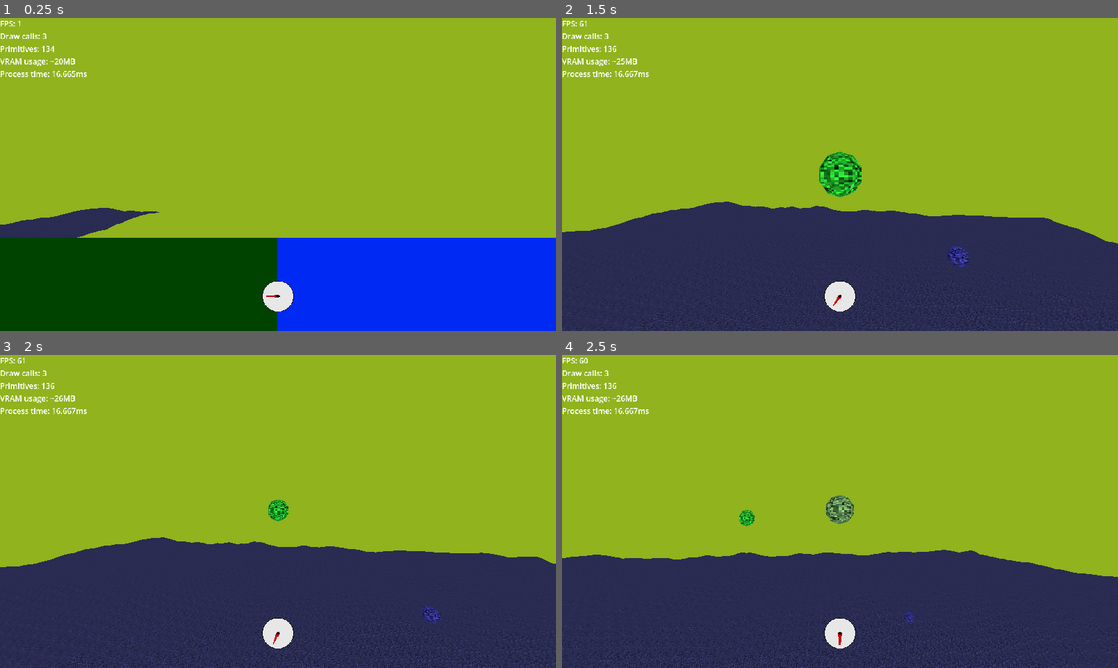
Above: before the commit, frames 1-4 (two rows, left to right).
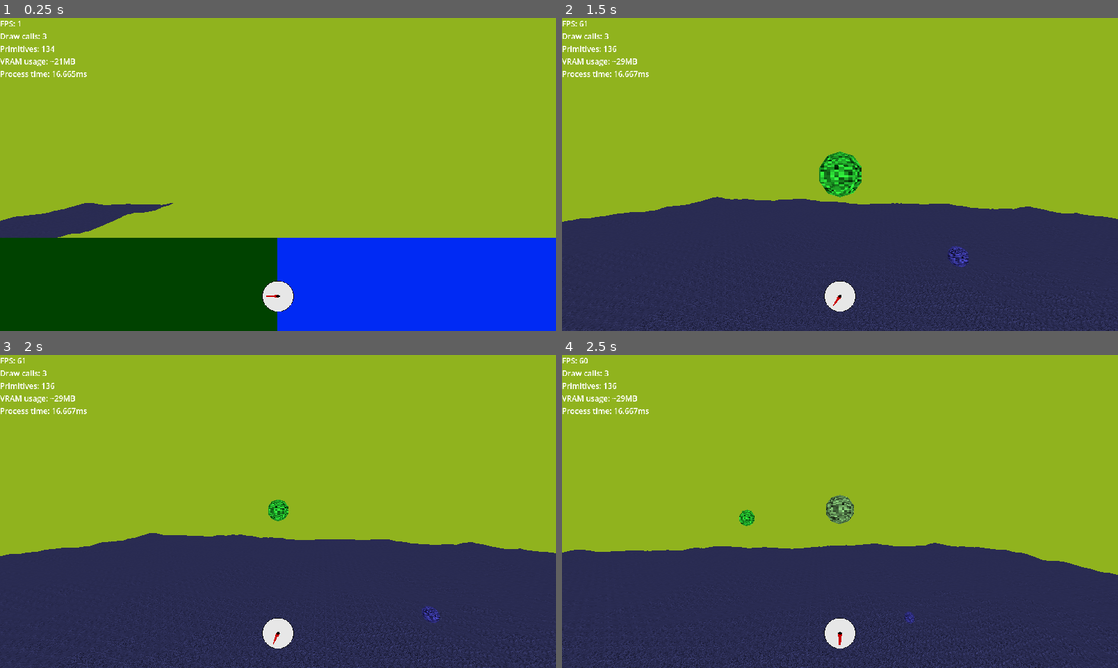
Above: after the commit, the same moments.

Repository: omthegg/NoiseShooter
Game: Godot game, scene res://source/scene_manager/scene_manager.tscn
Same seed, same stepped clock (60 frames per second), same inputs: the game is played once before the commit and once after it. The engine's default icon, where the game draws it, is replaced by a stand-in: a white triangle on a blue panel in a dark square.
Inputs (mouse positions are in pixels of both pictures, inside the frame that each line leads up to):
- Up to frame 1 (0.25 s): no input
- Up to frame 2 (1.5 s): move the mouse to (867, 174) at 0.52 s; hold W (move_forward) from 0.53 s (still down); click (867, 174) at 0.6 s; tap Space (jump) at 0.77 s; move the mouse to (812, 174) at 1.27 s; click (812, 174) at 1.35 s
- Up to frame 3 (2 s): keep holding W (move_forward); tap Space (jump) at 1.52 s
- Up to frame 4 (2.5 s): keep holding W (move_forward); move the mouse to (851, 505) at 2.02 s; click (851, 505) at 2.1 s

The runs differ from the first frame. In frame 1, 0.7% of the frame differs, in the area x 0-32%, y 12-71%; in frame 2, 2.9%, in the area x 0-100%, y 12-72%; in frame 3, 2.5%; in frame 4, 2.3%.

Commit message:
Moved blend files

Diff:
--- /dev/null
+++ b/source/car/car.tscn
@@ -0,0 +1,91 @@
+[gd_scene format=3 uid="uid://b6x3f2xor8wan"]
+
+[sub_resource type="BoxMesh" id="BoxMesh_1jgi6"]
+size = Vector3(2, 0.5, 4)
+
+[sub_resource type="BoxShape3D" id="BoxShape3D_1jgi6"]
+size = Vector3(2, 0.5, 4)
+
+[sub_resource type="CylinderMesh" id="CylinderMesh_1jgi6"]
+height = 0.25
+radial_segments = 8
+rings = 0
+
+[sub_resource type="CylinderShape3D" id="CylinderShape3D_1jgi6"]
+height = 0.25
+
+[node name="Car" type="RigidBody3D" unique_id=713268162]
+
+[node name="MeshInstance3D" type="MeshInstance3D" parent="." unique_id=1063851517]
+mesh = SubResource("BoxMesh_1jgi6")
+
+[node name="CollisionShape3D" type="CollisionShape3D" parent="." unique_id=895545784]
+shape = SubResource("BoxShape3D_1jgi6")
+
+[node name="StaticBody3D" type="StaticBody3D" parent="." unique_id=1981984243]
+
+[node name="Wheel" type="RigidBody3D" parent="StaticBody3D" unique_id=551748028]
+transform = Transform3D(1, 0, 0, 0, 1, 0, 0, 0, 1, 1.4, 0, -1.4)
+
+[node name="MeshInstance3D" type="MeshInstance3D" parent="StaticBody3D/Wheel" unique_id=2036260524]
+transform = Transform3D(-4.371139e-08, -1, 0, 1, -4.371139e-08, 0, 0, 0, 1, 0, 0, 0)
+mesh = SubResource("CylinderMesh_1jgi6")
+
+[node name="CollisionShape3D" type="CollisionShape3D" parent="StaticBody3D/Wheel" unique_id=1856787509]
+transform = Transform3D(-4.371139e-08, -1, 0, 1, -4.371139e-08, 0, 0, 0, 1, 0, 0, 0)
+shape = SubResource("CylinderShape3D_1jgi6")
+
+[node name="StaticBody3D2" type="StaticBody3D" parent="." unique_id=360284687]
+
+[node name="Wheel2" type="RigidBody3D" parent="StaticBody3D2" unique_id=141275377]
+transform = Transform3D(1, 0, 0, 0, 1, 0, 0, 0, 1, 1.4, 0, 1.4)
+
+[node name="MeshInstance3D" type="MeshInstance3D" parent="StaticBody3D2/Wheel2" unique_id=1180972846]
+transform = Transform3D(-4.371139e-08, -1, 0, 1, -4.371139e-08, 0, 0, 0, 1, 0, 0, 0)
+mesh = SubResource("CylinderMesh_1jgi6")
+
+[node name="CollisionShape3D" type="CollisionShape3D" parent="StaticBody3D2/Wheel2" unique_id=2053619290]
+transform = Transform3D(-4.371139e-08, -1, 0, 1, -4.371139e-08, 0, 0, 0, 1, 0, 0, 0)
+shape = SubResource("CylinderShape3D_1jgi6")
+
+[node name="StaticBody3D3" type="StaticBody3D" parent="." unique_id=222094460]
+
+[node name="Wheel3" type="RigidBody3D" parent="StaticBody3D3" unique_id=348052026]
+transform = Transform3D(1, 0, 0, 0, 1, 0, 0, 0, 1, -1.4, 0, -1.4)
+
+[node name="MeshInstance3D" type="MeshInstance3D" parent="StaticBody3D3/Wheel3" unique_id=2035587540]
+transform = Transform3D(-4.371139e-08, -1, 0, 1, -4.371139e-08, 0, 0, 0, 1, 0, 0, 0)
+mesh = SubResource("CylinderMesh_1jgi6")
+
+[node name="CollisionShape3D" type="CollisionShape3D" parent="StaticBody3D3/Wheel3" unique_id=1262075521]
+transform = Transform3D(-4.371139e-08, -1, 0, 1, -4.371139e-08, 0, 0, 0, 1, 0, 0, 0)
+shape = SubResource("CylinderShape3D_1jgi6")
+
+[node name="StaticBody3D4" type="StaticBody3D" parent="." unique_id=1879595275]
+
+[node name="Wheel4" type="RigidBody3D" parent="StaticBody3D4" unique_id=449492137]
+transform = Transform3D(1, 0, 0, 0, 1, 0, 0, 0, 1, -1.4, 0, 1.4)
+
+[node name="MeshInstance3D" type="MeshInstance3D" parent="StaticBody3D4/Wheel4" unique_id=893320395]
+transform = Transform3D(-4.371139e-08, -1, 0, 1, -4.371139e-08, 0, 0, 0, 1, 0, 0, 0)
+mesh = SubResource("CylinderMesh_1jgi6")
+
+[node name="CollisionShape3D" type="CollisionShape3D" parent="StaticBody3D4/Wheel4" unique_id=1006388187]
+transform = Transform3D(-4.371139e-08, -1, 0, 1, -4.371139e-08, 0, 0, 0, 1, 0, 0, 0)
+shape = SubResource("CylinderShape3D_1jgi6")
+
+[node name="Generic6DOFJoint3D" type="Generic6DOFJoint3D" parent="." unique_id=1973575023]
+node_a = NodePath("../StaticBody3D")
+node_b = NodePath("../StaticBody3D/Wheel")
+
+[node name="Generic6DOFJoint3D2" type="Generic6DOFJoint3D" parent="." unique_id=1561527374]
+node_a = NodePath("../StaticBody3D2")
+node_b = NodePath("../StaticBody3D2/Wheel2")
+
+[node name="Generic6DOFJoint3D3" type="Generic6DOFJoint3D" parent="." unique_id=1485189564]
+node_a = NodePath("../StaticBody3D3")
+node_b = NodePath("../StaticBody3D3/Wheel3")
+
+[node name="Generic6DOFJoint3D4" type="Generic6DOFJoint3D" parent="." unique_id=2099565454]
+node_a = NodePath("../StaticBody3D4")
+node_b = NodePath("../StaticBody3D4/Wheel4")
--- a/source/portal/portal.gd
+++ b/source/portal/portal.gd
@@ -12,9 +12,13 @@
 
 var snapped_to_floor:bool = false
 
-var touching_player:bool = false
+var travellers:Dictionary = {}
+
 var previous_dot_sign:int
 
+
+# TODO: Make it so the player either gets sucked in or pushed away when too
+# close to the surface of the portal, so it doesn't clip into the camera
 func _physics_process(_delta: float) -> void:
 	#var player:CharacterBody3D = Global.player
 
@@ -22,14 +26,15 @@
 		global_position = raycast.get_collision_point()
 		snapped_to_floor = true
 
-	if touching_player:
+	for traveller in travellers:
 		var normal:Vector3 = surface.global_basis.z
-		var dot:float = normal.dot(Global.player.global_position)
-		if sign(dot) != previous_dot_sign:
-			Global.player.global_transform = other_portal.global_transform * global_transform.affine_inverse() * Global.player.global_transform
-			touching_player = false
-
-		previous_dot_sign = sign(dot)
+		var dot:float = normal.dot(traveller.global_position)
+		if sign(dot) != travellers[traveller]:
+			traveller.global_transform = other_portal.global_transform * global_transform.affine_inverse() * traveller.global_transform
+			if traveller is CharacterBody3D:
+				traveller.velocity = other_portal.global_transform * global_transform.affine_inverse() * traveller.velocity
+			elif traveller is RigidBody3D:
+				traveller.linear_velocity = other_portal.global_transform * global_transform.affine_inverse() * traveller.linear_velocity
 
 
 func _process(_delta: float) -> void:
@@ -39,15 +44,11 @@
 		other_portal.camera.global_transform = other_portal.global_transform * global_transform.affine_inverse() * main_cam.global_transform
 
 
-
 func _on_area_3d_body_entered(body: Node3D) -> void:
-	if body.is_in_group("player"):
-		touching_player = true
-		var normal:Vector3 = surface.global_basis.z
-		var dot:float = normal.dot(Global.player.global_position)
-		previous_dot_sign = sign(dot)
+	var normal:Vector3 = surface.global_basis.z
+	var dot:float = normal.dot(Global.player.global_position)
+	travellers[body] = sign(dot)
 
 
 func _on_area_3d_body_exited(body: Node3D) -> void:
-	if body.is_in_group("player"):
-		touching_player = false
+	travellers.erase(body)
--- a/source/portal/portal.tscn
+++ b/source/portal/portal.tscn
@@ -37,6 +37,17 @@
 [sub_resource type="BoxShape3D" id="BoxShape3D_n6j80"]
 size = Vector3(2, 4, 0.6)
 
+[sub_resource type="StandardMaterial3D" id="StandardMaterial3D_mgcgp"]
+
+[sub_resource type="BoxMesh" id="BoxMesh_n136y"]
+size = Vector3(0.2, 4, 0.2)
+
+[sub_resource type="BoxMesh" id="BoxMesh_n6j80"]
+size = Vector3(2.4, 0.2, 0.2)
+
+[sub_resource type="BoxMesh" id="BoxMesh_5nvtv"]
+size = Vector3(2, 4, 0.2)
+
 [node name="Portal" type="Node3D" unique_id=2040493500]
 script = ExtResource("1_tsup7")
 
@@ -51,6 +62,22 @@
 
 [node name="Surface" type="MeshInstance3D" parent="." unique_id=1196137901]
 transform = Transform3D(1, 0, 0, 0, 1, 0, 0, 0, 1, 0, 2, 0)
+layers = 4
+material_override = ExtResource("3_n6j80")
+cast_shadow = 0
+mesh = SubResource("QuadMesh_tsup7")
+
+[node name="Surface2" type="MeshInstance3D" parent="." unique_id=2105753659]
+transform = Transform3D(0.99999994, 0, 0, 0, 1, 0, 0, 0, 0.99999994, 0, 2, -0.2)
+visible = false
+layers = 4
+material_override = ExtResource("3_n6j80")
+cast_shadow = 0
+mesh = SubResource("QuadMesh_tsup7")
+
+[node name="Surface3" type="MeshInstance3D" parent="." unique_id=713209972]
+transform = Transform3D(-1, 0, -8.742278e-08, 0, 1, 0, 8.742278e-08, 0, -1, 0, 2, 0.2)
+visible = false
 layers = 4
 material_override = ExtResource("3_n6j80")
 cast_shadow = 0
@@ -75,5 +102,28 @@
 transform = Transform3D(1, 0, 0, 0, 1, 0, 0, 0, 1, 0, 2, 0)
 shape = SubResource("BoxShape3D_n6j80")
 
+[node name="MeshInstance3D2" type="MeshInstance3D" parent="." unique_id=1164597661]
+transform = Transform3D(1, 0, 0, 0, 1, 0, 0, 0, 1, -1.1, 2, 0)
+material_override = SubResource("StandardMaterial3D_mgcgp")
+mesh = SubResource("BoxMesh_n136y")
+
+[node name="MeshInstance3D4" type="MeshInstance3D" parent="." unique_id=1467329982]
+transform = Transform3D(1, 0, 0, 0, 1, 0, 0, 0, 1, 0, 4.1, 0)
+material_override = SubResource("StandardMaterial3D_mgcgp")
+mesh = SubResource("BoxMesh_n6j80")
+
+[node name="MeshInstance3D3" type="MeshInstance3D" parent="." unique_id=506119330]
+transform = Transform3D(1, 0, 0, 0, 1, 0, 0, 0, 1, 1.1, 2, 0)
+material_override = SubResource("StandardMaterial3D_mgcgp")
+mesh = SubResource("BoxMesh_n136y")
+
+[node name="SurfaceBox" type="MeshInstance3D" parent="." unique_id=1339329082]
+transform = Transform3D(1, 0, 0, 0, 1, 0, 0, 0, 1, 0, 2, 0)
+visible = false
+layers = 4
+material_override = ExtResource("3_n6j80")
+cast_shadow = 0
+mesh = SubResource("BoxMesh_5nvtv")
+
 [connection signal="body_entered" from="Area3D" to="." method="_on_area_3d_body_entered"]
 [connection signal="body_exited" from="Area3D" to="." method="_on_area_3d_body_exited"]
--- a/source/portal/portal_shader_material2.tres
+++ b/source/portal/portal_shader_material2.tres
@@ -58,7 +58,7 @@
 shader_parameter/texture_albedo = SubResource("ViewportTexture_tsup7")
 shader_parameter/albedo_texture_size = Vector2i(0, 0)
 shader_parameter/point_size = 1.0
-shader_parameter/uv1_scale = Vector3(0, 0, 0)
+shader_parameter/uv1_scale = Vector3(1, 1, 1)
 shader_parameter/uv1_offset = Vector3(0, 0, 0)
 shader_parameter/uv2_scale = Vector3(1, 1, 1)
 shader_parameter/uv2_offset = Vector3(0, 0, 0)
--- /dev/null
+++ b/source/tree/tree.tscn
@@ -0,0 +1,19 @@
+[gd_scene format=3 uid="uid://b0rpso7jebrnl"]
+
+[ext_resource type="Shader" uid="uid://rmc152mhtxll" path="res://source/tree/tree_trunk.gdshader" id="1_jowpy"]
+
+[sub_resource type="ShaderMaterial" id="ShaderMaterial_pvecd"]
+render_priority = 0
+shader = ExtResource("1_jowpy")
+shader_parameter/color = Color(0, 0, 0, 1)
+
+[sub_resource type="CylinderMesh" id="CylinderMesh_aoq7r"]
+radial_segments = 6
+rings = 2
+
+[node name="Tree" type="Node3D" unique_id=2039435719]
+
+[node name="MeshInstance3D" type="MeshInstance3D" parent="." unique_id=274941509]
+transform = Transform3D(1, 0, 0, 0, 1, 0, 0, 0, 1, 0, 1, 0)
+material_override = SubResource("ShaderMaterial_pvecd")
+mesh = SubResource("CylinderMesh_aoq7r")
--- /dev/null
+++ b/source/tree/tree_trunk.gdshader
@@ -0,0 +1,19 @@
+shader_type spatial;
+
+uniform sampler2D noise_texture;
+uniform vec4 color:source_color;
+
+void vertex() {
+	float height = NODE_POSITION_WORLD.y + VERTEX.y;
+	VERTEX.x += sin(height * 50.0)/5.0;
+	VERTEX.z += sin(height * 50.0)/5.0;
+}
+
+void fragment() {
+	vec4 trunk_texture = texture(noise_texture, UV);
+}
+
+//void light() {
+//	// Called for every pixel for every light affecting the material.
+//	// Uncomment to replace the default light processing function with this one.
+//}
--- a/source/world/world.gd
+++ b/source/world/world.gd
@@ -2,7 +2,7 @@
 
 @export var noise_texture:NoiseTexture2D
 
-const chunk_dimension:int = 40
+const chunk_dimension:int = 60
 
 var chunk_packed_scene:PackedScene = preload("res://source/chunk/chunk.tscn")
 var default_ground_material:StandardMaterial3D = preload("res://source/world/default_ground_material.tres")
@@ -13,7 +13,7 @@
 
 var chunk_check_thread:Thread = Thread.new()
 
-var render_distance:int = 5
+var render_distance:int = 4
 
 var ground_material:StandardMaterial3D
 
Not shown, added: source/tree/tree_trunk.gdshader.uid
